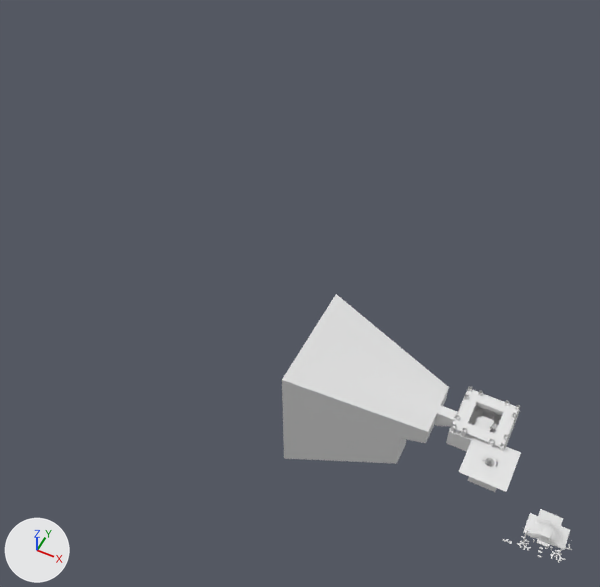
Renders of the Blender file Assets/Models/Ruins/RosettaStoneMaster.blend from each side of a commit.
Both versions are drawn from a 50 mm lens placed at (15.0, -178.0, 262.0), pointed at (-88.0, 28.0, 4.0). The axes (+X, +Y, +Z) are drawn at lower left. The lights are the same throughout.

In view in the first picture: 'EndRoom', 'EntranceMound', 'LightBlocker', 'LightBowl', 'Plane.002', 'RosettaRoom', 'RuinsCol.009', 'RuinsCol.010', 'RuinsCol.011', 'RuinsCol.012', 'RuinsCol.015', 'RuinsCol.017', 'RuinsCol.019', 'WaterRoom'.
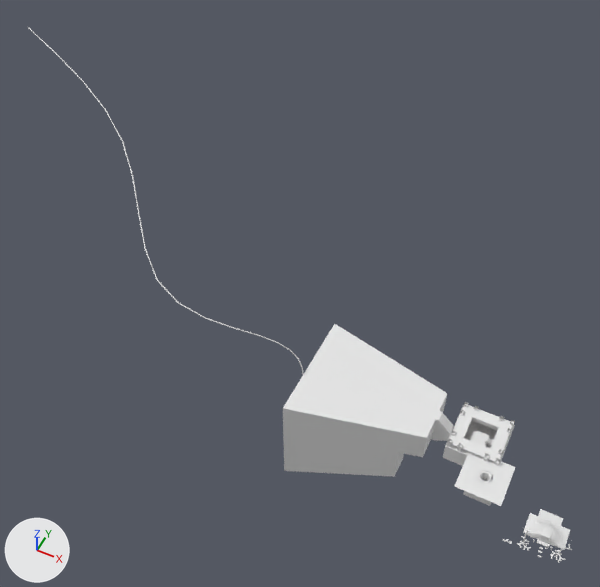
Edits to the bpy script that builds the scene:
```text
Change me_plane_003:
    where me_plane_003.from_pydata(...)  # 215 vertices, 184 faces, 2 loose edges; spans x -70.0..-10.0, y -23.1..23.1, z -36.2..18.1
    used by ob_endroom; location = (0.0, 0.0, 0.0)
    me_plane_003 part 1: all 16 vertices in x -70.0..-15.7, y -23.1..23.1, z 4.0..18.1 are scaled about their middle by (1, 1, 0), then moved by (0.0, 0.0, -1.1)
Add me_bigtree:
    me_bigtree.from_pydata([(0.0, 0.0, 0.0), (0.0, -9.0, -20.0), (10.0, -10.0, -41.0), (20.0, -3.0, -62.0), (-10.0, -8.0, 22.0), (-2.0, 4.0, -11.0), (0.0, 7.0, -26.0), (8.0, 10.0, -43.0), (20.0, 5.0, -67.0), (-14.0, -10.0, 22.0), (-56.0, -32.0, 37.0), (-98.0, 44.0, 46.0), (-174.0, 68.0, 64.0)], [(0, 1), (1, 2), (2, 3), (4, 0), (5, 6), (6, 7), (7, 8), (9, 5), (10, 4), (11, 10), (12, 11)], [])
Change ob_ruinscol_019:
    ob_ruinscol_019.location: (-5.0, -9.0, 0.0) -> (-5.0, -9.0, -10.0)
Change ob_ruinscol_017:
    ob_ruinscol_017.location: (5.0, 9.0, 0.0) -> (5.0, 9.0, -10.0)
Change ob_ruinscol_016:
    ob_ruinscol_016.location: (-5.0, 9.0, 0.0) -> (-5.0, 9.0, -10.0)
Change ob_ruinscol_015:
    ob_ruinscol_015.location: (9.0, 5.0, 0.0) -> (9.0, 5.0, -10.0)
Change ob_ruinscol_013:
    ob_ruinscol_013.location: (-9.0, 5.0, 0.0) -> (-9.0, 5.0, -10.0)
Change ob_ruinscol_012:
    ob_ruinscol_012.location: (-9.0, -5.0, 0.0) -> (-9.0, -5.0, -10.0)
Change ob_ruinscol_011:
    ob_ruinscol_011.location: (-9.0, 9.0, 0.0) -> (-9.0, 9.0, -10.0)
Change ob_ruinscol_010:
    ob_ruinscol_010.location: (9.0, 9.0, 0.0) -> (9.0, 9.0, -10.0)
Change ob_ruinscol_009:
    ob_ruinscol_009.location: (-9.0, -9.0, 0.0) -> (-9.0, -9.0, -10.0)
Change ob_endroomentranceindicator:
    ob_endroomentranceindicator.location: (-10.0, 0.0, 5.0) -> (-10.0, 0.0, -5.0)
Change ob_endroom:
    ob_endroom.location: (0.0, 0.0, 0.0) -> (0.0, 0.0, -10.0)
Change ob_lightblocker:
    ob_lightblocker.location: (0.0, 7.0, 0.0) -> (0.0, 7.0, -10.0)
Change ob_lightbowl:
    ob_lightbowl.location: (0.0, 10.0, 0.0) -> (0.0, 10.0, -10.0)
Change ob_rosettaroom:
    ob_rosettaroom.location: (0.0, 0.0, 0.0) -> (0.0, 0.0, -10.0)
Change ob_waterroom:
    ob_waterroom.location: (7.0, -16.0, -0.1) -> (7.0, -16.0, -10.1)
Change ob_plane_002:
    ob_plane_002.location: (7.0, -16.0, -0.1) -> (7.0, -16.0, -10.1)
Add ob_bigtree:
    ob_bigtree = bpy.data.objects.new('BigTree', me_bigtree)
    ob_bigtree.location = (-70.0, 0.0, 0.0)
    _m = ob_bigtree.modifiers.new('Subsurf', 'SUBSURF')
    _m.levels = 2
    _m = ob_bigtree.modifiers.new('Skin', 'SKIN')
    _m = ob_bigtree.modifiers.new('Subsurf.001', 'SUBSURF')
    _m.levels = 2
```

Location of each change, (x1, y1, x2, y2) in pixels of the pictures (600 x 587 px; the box of a moved part takes in the faces that stretch with it):
'EndRoom', reshaped, moved (10% shorter)
    before: (282, 294, 457, 464)
    after: (283, 324, 454, 477)
'RosettaRoom', moved
    before: (446, 388, 520, 452)
    after: (443, 404, 515, 466)
'Plane.002', moved
    before: (459, 436, 521, 492)
    after: (455, 451, 515, 506)
'WaterRoom', moved
    before: (468, 455, 498, 492)
    after: (463, 470, 493, 506)
'BigTree', added
    after: (27, 27, 304, 374)
'LightBlocker', moved
    before: (482, 410, 494, 420)
    after: (478, 425, 490, 434)
'RuinsCol.016', moved
    before: (474, 390, 483, 411)
    after: (470, 406, 479, 426)
'RuinsCol.019', moved
    before: (461, 428, 467, 437)
    after: (457, 443, 463, 452)
'RuinsCol.009', moved
    before: (450, 423, 456, 432)
    after: (446, 439, 452, 447)
'RuinsCol.017', moved
    before: (499, 400, 509, 420)
    after: (495, 416, 505, 435)
'RuinsCol.010', moved
    before: (515, 405, 520, 413)
    after: (510, 420, 515, 428)
'RuinsCol.012', moved
    before: (454, 415, 460, 421)
    after: (450, 430, 456, 436)
'RuinsCol.013', moved
    before: (463, 394, 469, 401)
    after: (459, 410, 465, 416)
'RuinsCol.011', moved
    before: (467, 386, 473, 392)
    after: (463, 402, 469, 407)
'RuinsCol.015', moved
    before: (512, 413, 517, 422)
    after: (507, 428, 512, 436)
part 1 of me_plane_003, moved or reshaped
    before: (282, 294, 457, 443)
    after: (283, 324, 454, 457)
